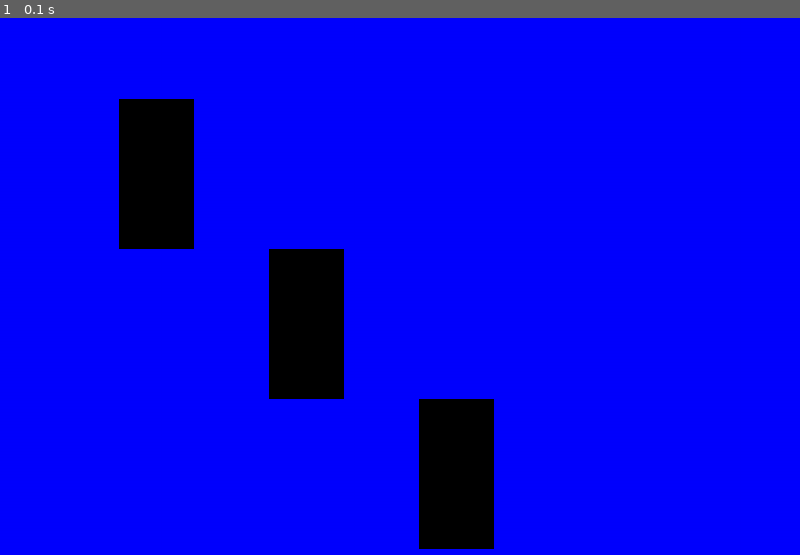
Above: before the commit, frame 1.
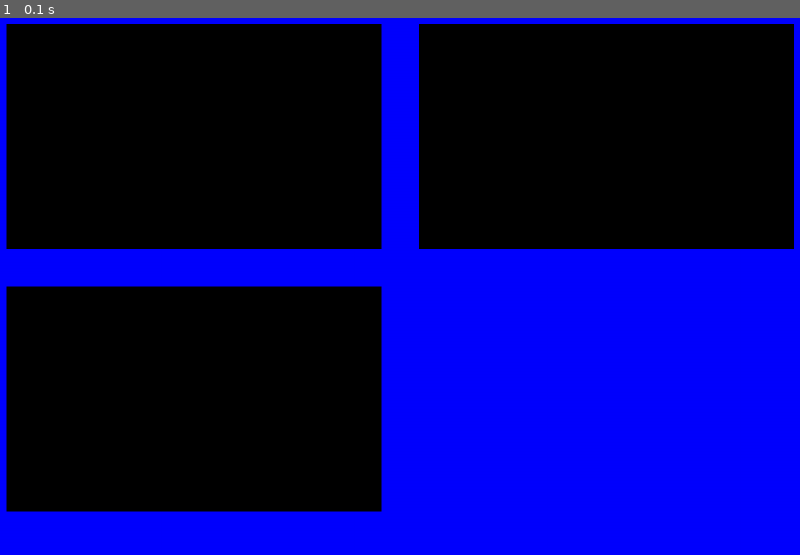
Above: after the commit, the same moment.

Repository: 1053079/MQTT-Crane
Game: pygame game, started from User Interface/UI.py
Two runs of this game, one before a commit and one after it. Both use one fixed random seed, a clock stepped at 60 frames per second and the inputs below.
Inputs:
- Up to frame 1 (0.1 s): no input

The runs differ from the first frame. In frame 1, 58% of the frame differs, in the area x 0-100%, y 1-99%.

Commit message:
crispy 3 views..

Diff:
--- a/User Interface/UI.py
+++ b/User Interface/UI.py
@@ -14,18 +14,21 @@
 black = (0,0,0),
 blue = (0,0,255)
 
-# Rectangles.. or actually the views
-rectangle = pygame.Surface([100,200])
-rectangle2 = pygame.Surface([100,200])
-rectangle3 = pygame.Surface([100,200])
+# The screens.. parameters are [Width, Height]
+view = pygame.Surface([500,300])
+view2 = pygame.Surface([500,300])
+view3 = pygame.Surface([500,300])
 
 
 # the while loop..
 while not exit:
+    # Fills the background with blue color
     screen.fill(blue)
-    screen.blit(rectangle,(200,200))
-    screen.blit(rectangle2,(400,400))
-    screen.blit(rectangle3,(600,600))
+
+    # blits the views to the screen. the parameters are the x and y coordinates.
+    screen.blit(view, (50,100))
+    screen.blit(view2, (600,100))
+    screen.blit(view3, (50,450))
 
     for event in pygame.event.get():
         if event.type == pygame.QUIT:
